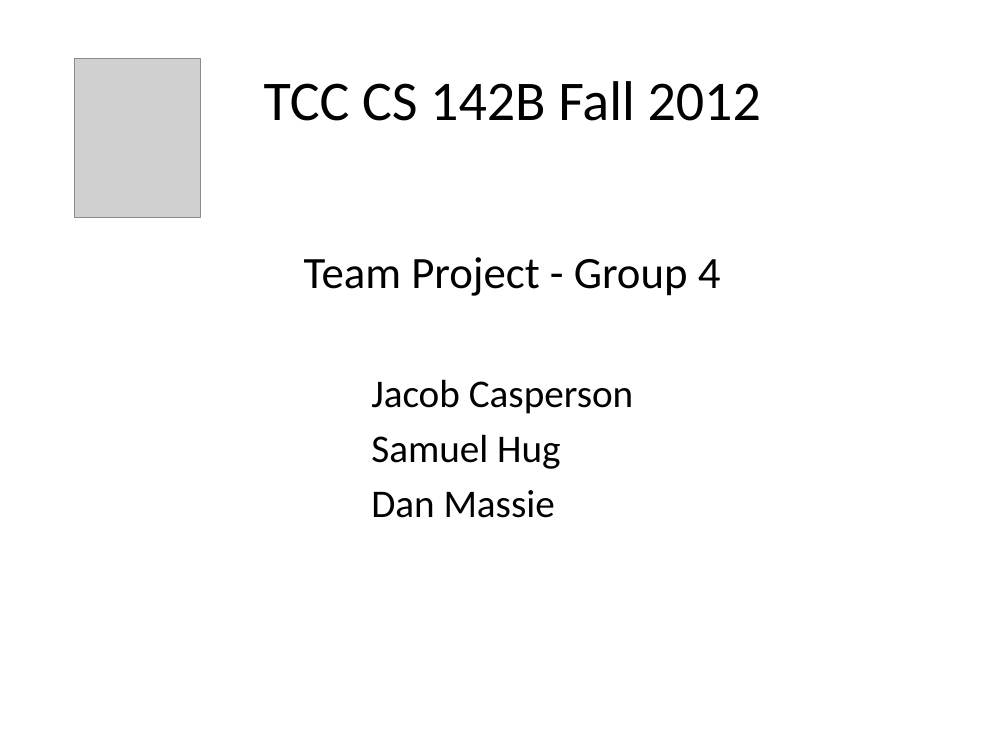
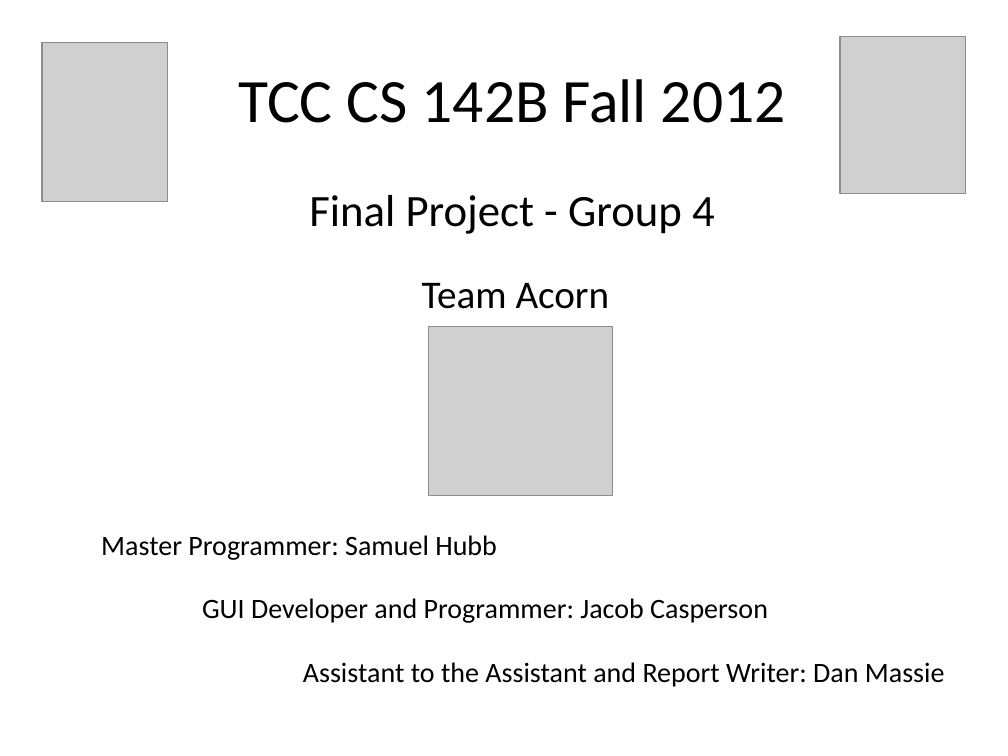
Before and after one commit to samhug/cs_142_final_project, a slide deck: slide 1 of JAVA Group Project Presentation.pptx. Drawn at 1008x756 pixels with LibreOffice and Linux fonts; fonts in the diff are those of the drawing; grey boxes stand for pictures. Boxes give left, top, right and bottom in pixels: in the first picture for what was removed or moved away, otherwise in the second. Text is boxed around its words. In the diff, an @@ line names an element or a change of style, - is before the commit and + after.

Commit message:
Added Dan's updated presentation.

```diff
--- a/JAVA Group Project Presentation.pptx
+++ b/JAVA Group Project Presentation.pptx
@@ title "TCC CS 142B Fall 2012" at <box>238,79,786,123</box>: size 40 to 44 pt @@
@@ picture: place and size @@
-picture at <box>75,58,201,217</box>
+picture at <box>42,43,168,202</box>
@@ picture added at <box>840,36,966,193</box> @@
@@ subtitle at <box>309,195,715,234</box>: text changed; size 28 to 32 pt @@
-Team Project - Group 4
-Jacob Casperson
-Samuel Hug
-Dan Massie
+Final Project - Group 4
@@ text added at <box>422,283,610,309</box>, 28 pt, text #000000 @@
+Team Acorn
@@ picture added at <box>428,327,612,496</box> @@
@@ text added at <box>101,535,945,687</box>, 20 pt, text #000000 @@
+Master Programmer: Samuel Hubb
+GUI Developer and Programmer: Jacob Casperson
+Assistant to the Assistant and Report Writer: Dan Massie
```
Also in this commit, not shown: 5 other slides changed, 3 slides added, 4 slides removed.
